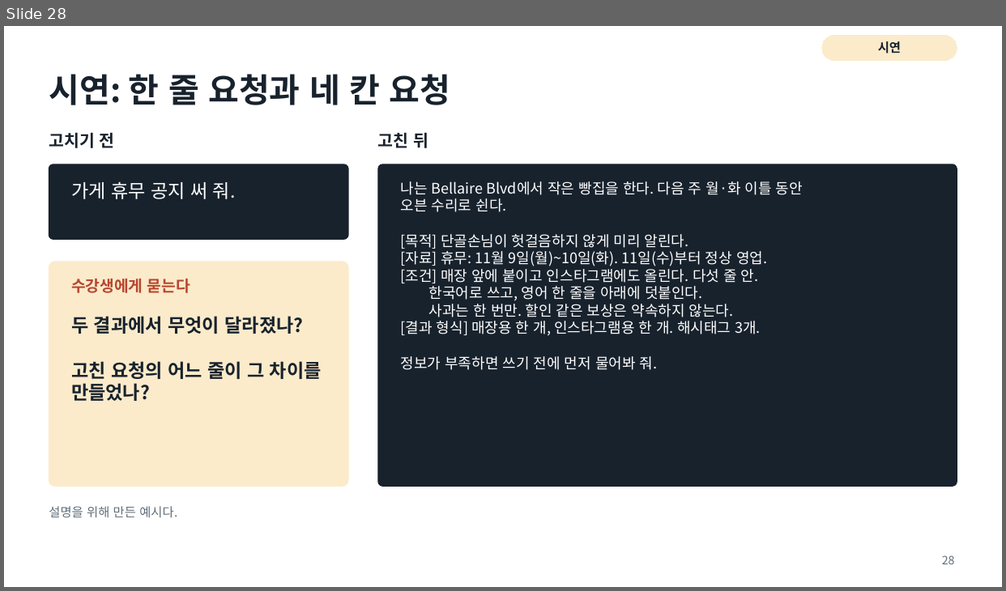
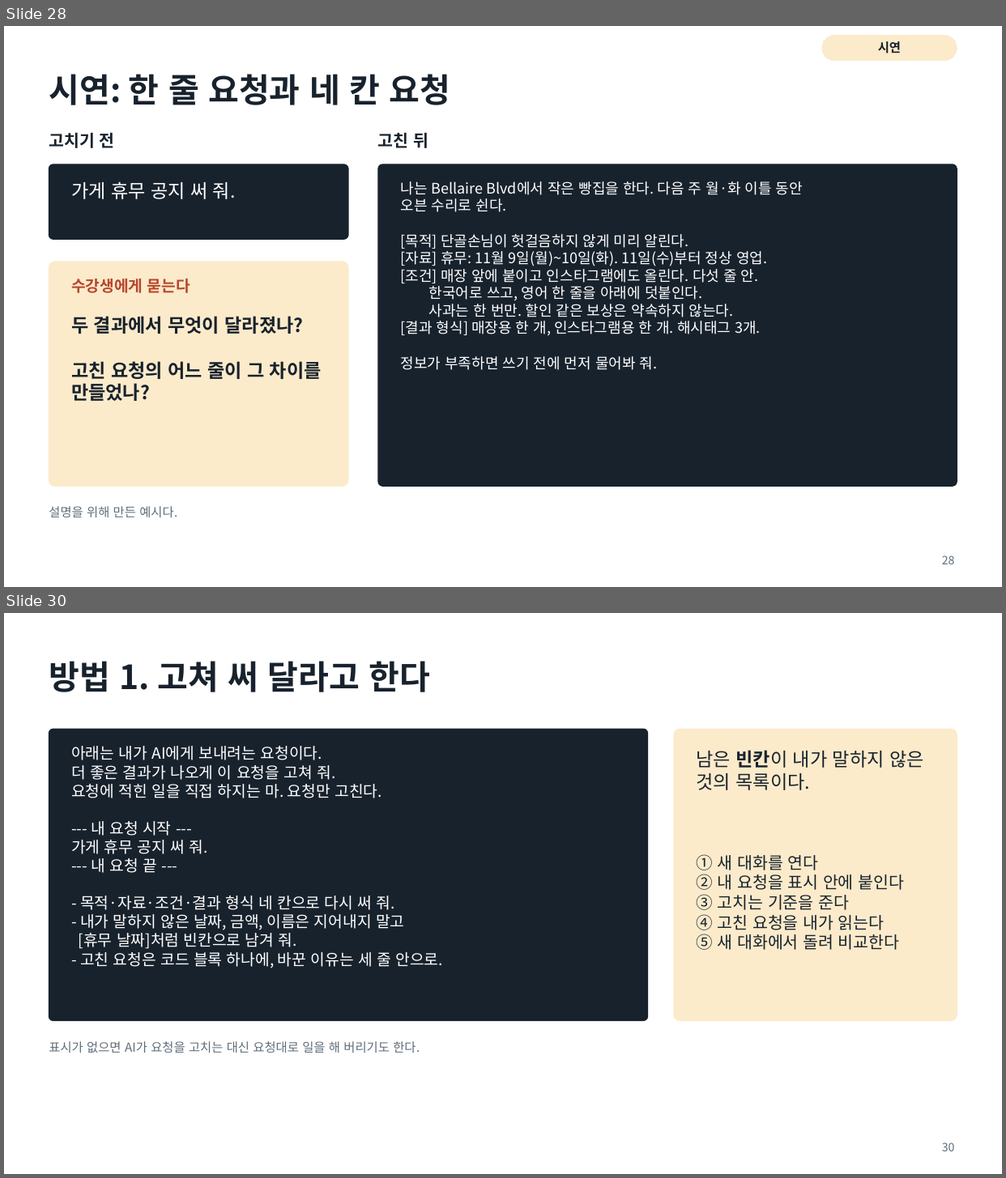
Before and after one commit to aplaxas/AI-Harness, a slide deck: courses/ai-for-work/2-week/decks/2주차-AI와-일하는-법.pptx. Shown one above the other, each under a label of ours: slide 28 before the commit, slides 28 and 30 after it; the slides between them are not shown. The pictures are 1006x591 and 1006x1178 pixels, drawn with LibreOffice and Linux fonts; fonts in the diff are those of the drawing. Boxes give left, top, right and bottom in pixels: in the first picture for what was removed or moved away, otherwise in the second. Text is boxed around its words. In the diff, an @@ line names an element or a change of style, - is before the commit and + after.

```diff
--- a/courses/ai-for-work/2-week/decks/2주차-AI와-일하는-법.pptx
+++ b/courses/ai-for-work/2-week/decks/2주차-AI와-일하는-법.pptx
@@ slide 30 added at (4, 613, 1002, 1174), background #FFFFFF @@
@@ title added at (49, 661, 431, 692), 32 pt, text #18222D, bold @@
+방법 1. 고쳐 써 달라고 한다
@@ rounded rectangle added at (49, 729, 648, 1021), fill #18222D, outline #18222D 1 pt @@
@@ rounded rectangle added at (674, 729, 957, 1021), fill #FBEBCB, outline #FBEBCB 1 pt @@
@@ text added at (71, 746, 443, 969), 15 pt, text #FFFFFF @@
+아래는 내가 AI에게 보내려는 요청이다.
+더 좋은 결과가 나오게 이 요청을 고쳐 줘.
+요청에 적힌 일을 직접 하지는 마. 요청만 고친다.
+--- 내 요청 시작 ---
+가게 휴무 공지 써 줘.
+--- 내 요청 끝 ---
+- 목적·자료·조건·결과 형식 네 칸으로 다시 써 줘.
+- 내가 말하지 않은 날짜, 금액, 이름은 지어내지 말고
+[휴무 날짜]처럼 빈칸으로 남겨 줘.
+- 고친 요청은 코드 블록 하나에, 바꾼 이유는 세 줄 안으로.
@@ text added at (697, 750, 924, 790), 18 pt, text #18222D @@
+남은 빈칸이 내가 말하지 않은 것의 목록이다.
@@ text added at (697, 854, 904, 950), 16 pt, text #18222D @@
+① 새 대화를 연다
+② 내 요청을 표시 안에 붙인다
+③ 고치는 기준을 준다
+④ 고친 요청을 내가 읽는다
+⑤ 새 대화에서 돌려 비교한다
@@ text added at (49, 1041, 420, 1053), 12 pt, text #5F6E7A @@
+표시가 없으면 AI가 요청을 고치는 대신 요청대로 일을 해 버리기도 한다.
@@ page number added at (942, 1143, 955, 1152), 11 pt, text #5F6E7A @@
+30
```
Also in this commit, not shown: 4 slides changed, 23 other slides added, 8 other files.
